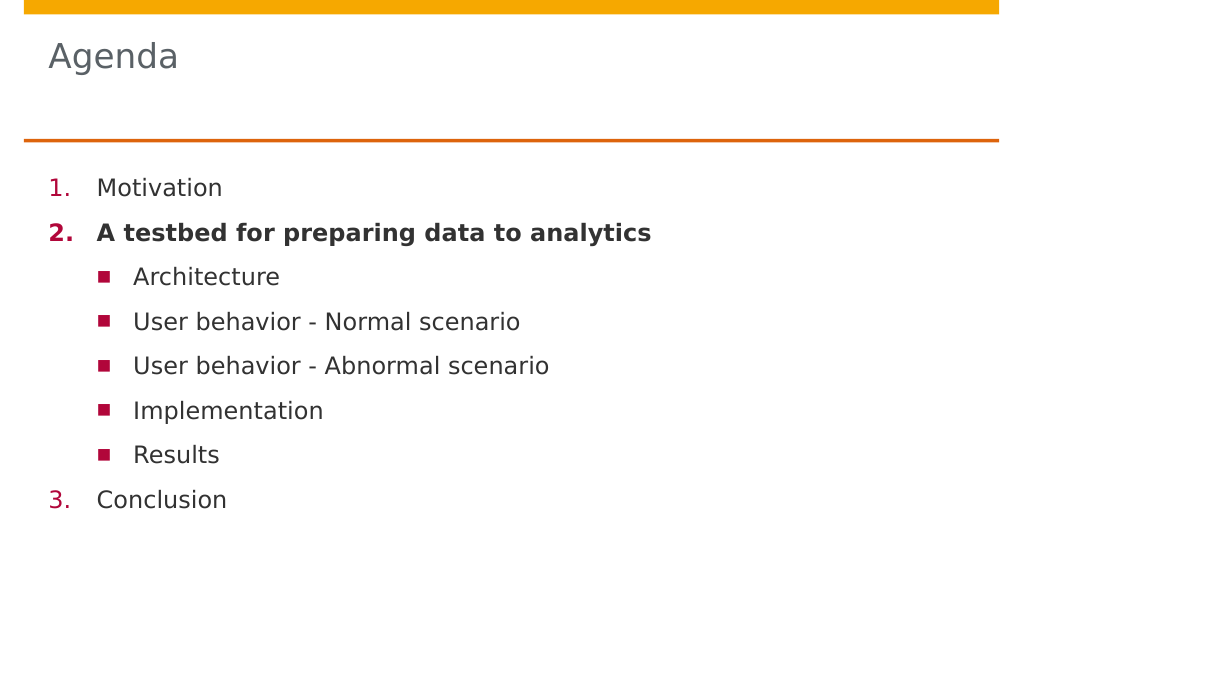
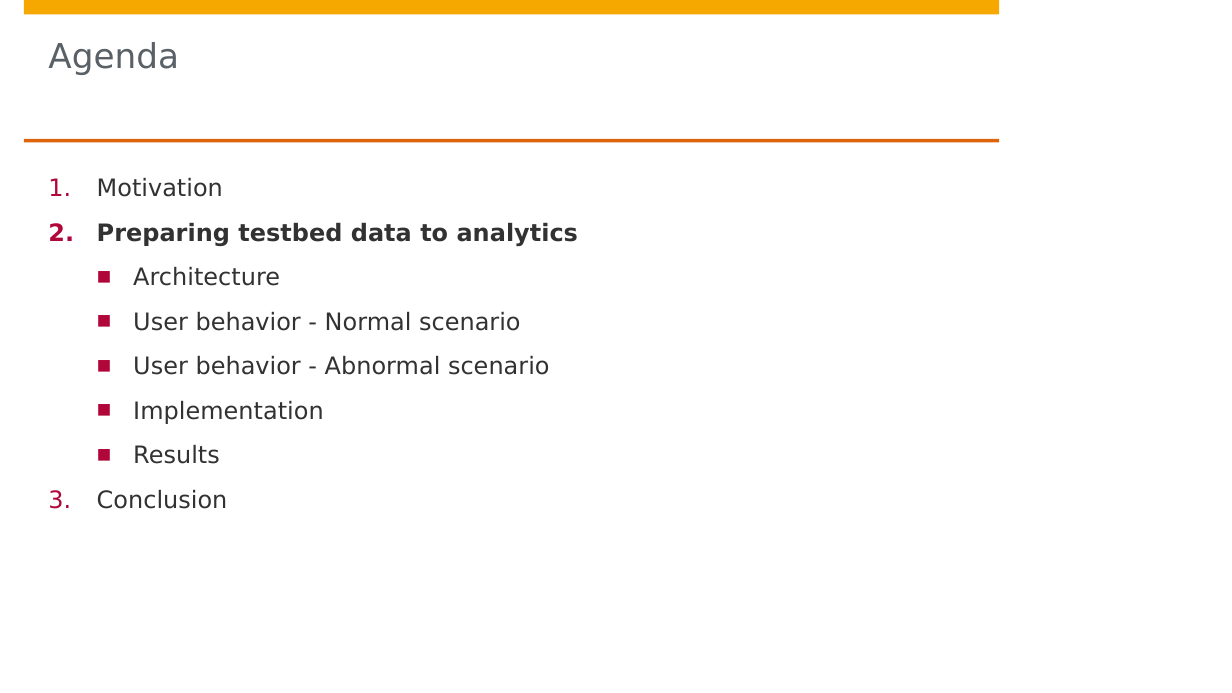
Before and after one commit to aragats/HPI, a slide deck: slide 3 of Research School/Retreat/Fall 2014/retreat draft 4/Aragats_Amirkhanyan_Fall_Retreat_2014.pptx. Drawn at 1232x693 pixels with LibreOffice and Linux fonts; fonts in the diff are those of the drawing; background and template pictures are left out. Boxes give left, top, right and bottom in pixels: in the first picture for what was removed or moved away, otherwise in the second. Text is boxed around its words. In the diff, an @@ line names an element or a change of style, - is before the commit and + after.

```diff
--- a/Research School/Retreat/Fall 2014/retreat draft 4/Aragats_Amirkhanyan_Fall_Retreat_2014.pptx
+++ b/Research School/Retreat/Fall 2014/retreat draft 4/Aragats_Amirkhanyan_Fall_Retreat_2014.pptx
@@ text at <box>97,222,578,246</box>: text changed @@
-2. A testbed for preparing data to analytics
+2. Preparing testbed data to analytics
```
Also in this commit, not shown: 5 other slides changed, 1 other file.
